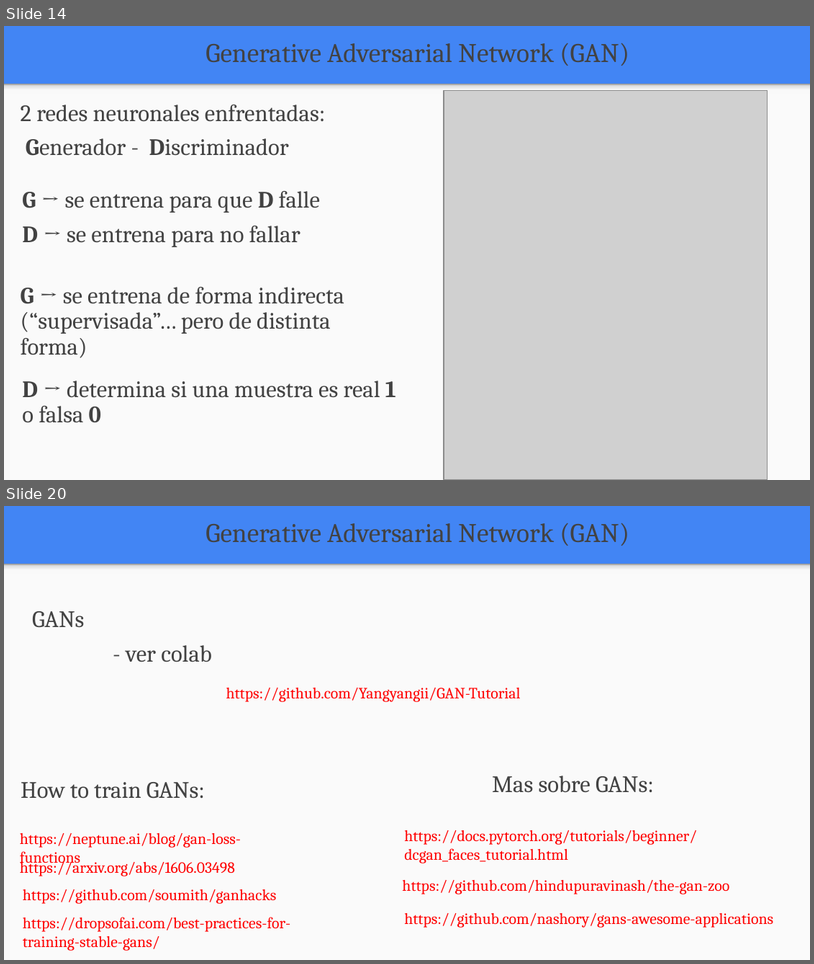
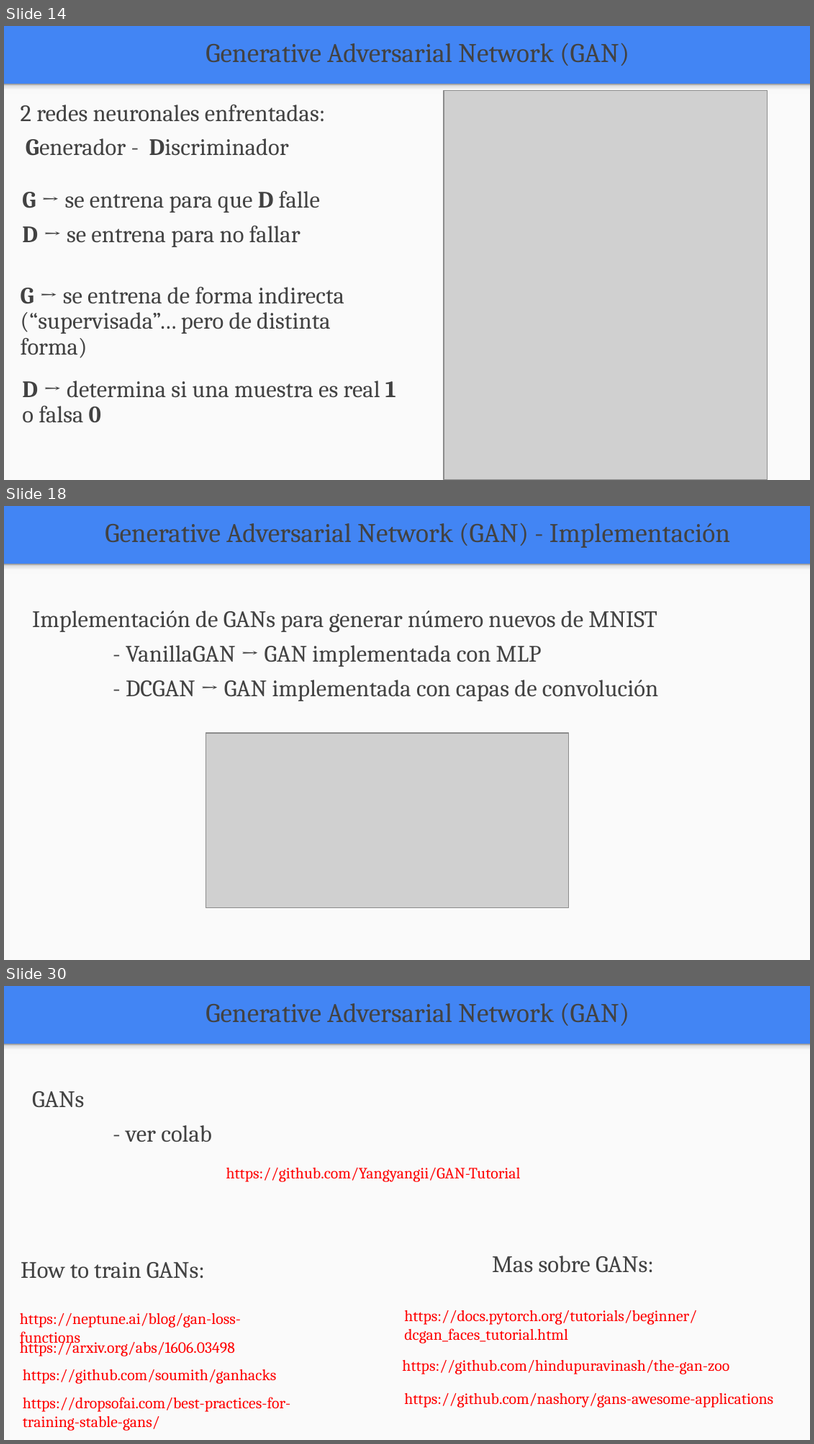
Before and after one commit to FIUBA-Posgrado-Inteligencia-Artificial/aprendizaje_profundo, a slide deck: clase_8/teoria/clase_8.pptx. Shown one above the other, each under a label of ours: slides 14 and 20 before the commit, slides 14, 18 and 30 after it; the slides between them are not shown. The pictures are 814x964 and 814x1444 pixels, drawn with LibreOffice and Linux fonts; fonts in the diff are those of the drawing; grey boxes stand for pictures. Boxes give left, top, right and bottom in pixels: in the first picture for what was removed or moved away, otherwise in the second. Text is boxed around its words. In the diff, an @@ line names an element or a change of style, - is before the commit and + after.

```diff
--- a/clase_8/teoria/clase_8.pptx
+++ b/clase_8/teoria/clase_8.pptx
@@ slide 18 added at bbox=[4, 506, 810, 960], background #4285F4; not listed: 2 template elements that a slide beside it also shows @@
@@ text added at bbox=[105, 523, 730, 548], 24 pt, text #424242 @@
+Generative Adversarial Network (GAN) - Implementación
@@ text added at bbox=[32, 610, 658, 701], 21 pt, text #424242 @@
+Implementación de GANs para generar número nuevos de MNIST
+- VanillaGAN → GAN implementada con MLP
+- DCGAN → GAN implementada con capas de convolución
@@ picture added at bbox=[206, 733, 569, 908] @@
@@ what was slide 20 is now slide 30 @@
```
Also in this commit, not shown: 8 slides changed, 9 other slides added, 3 other files.
